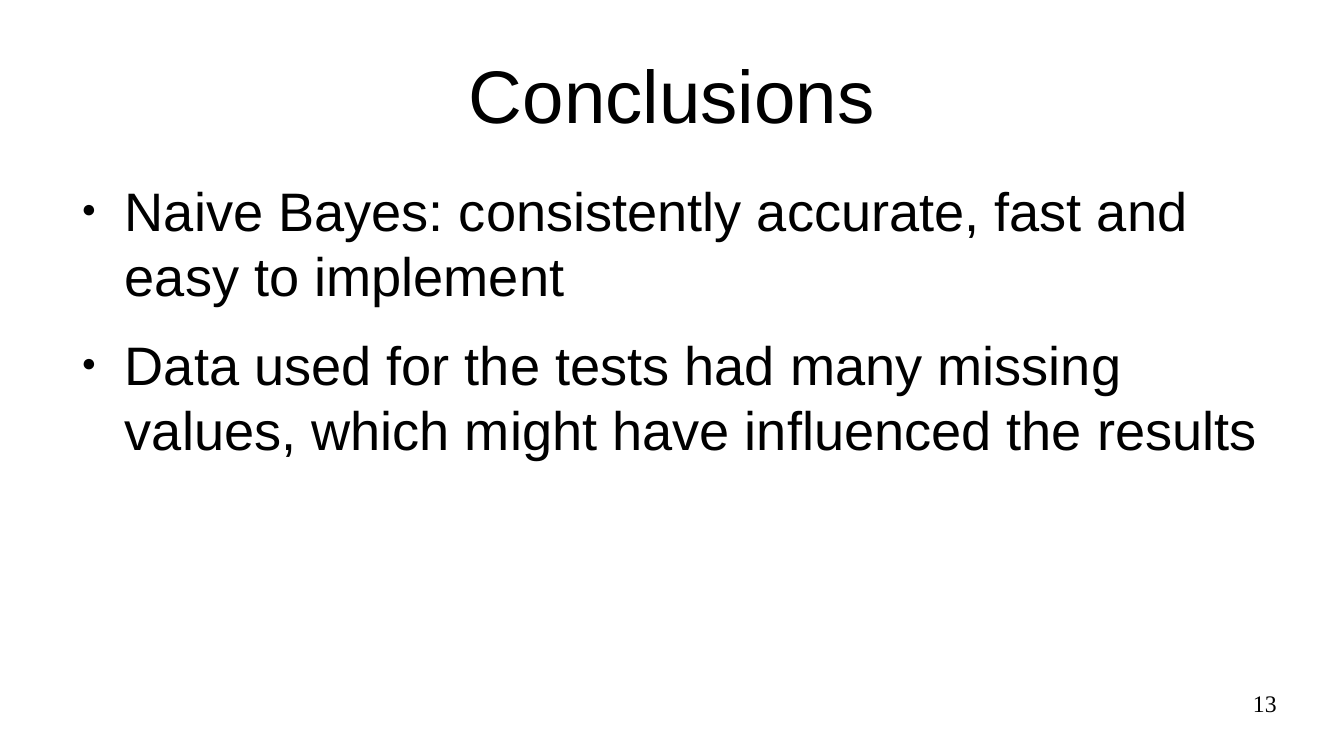
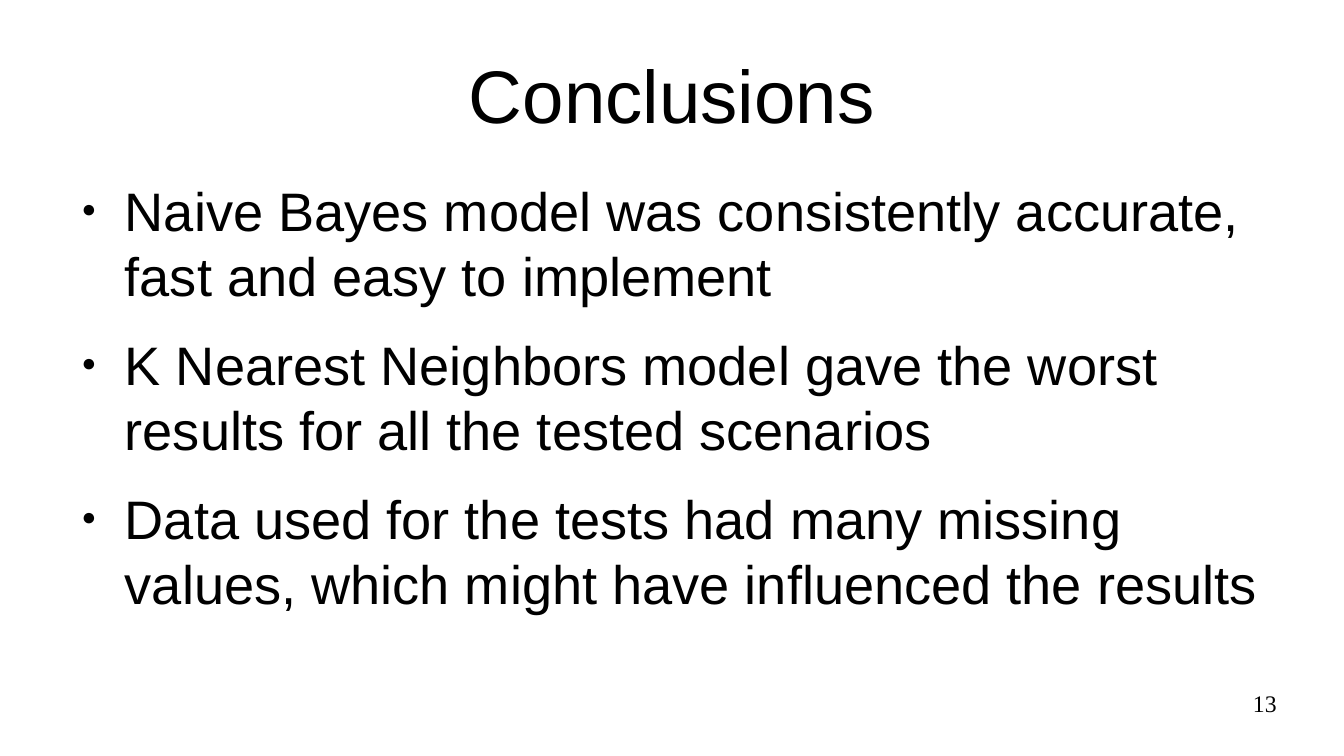
Before and after one commit to xaviersantos/Heart_Disease_Prediction, a slide deck: slide 13 of presentation/AA_presentation.odp. Drawn at 1344x756 pixels with LibreOffice and Linux fonts; fonts in the diff are those of the drawing; background and template pictures are left out. Boxes give left, top, right and bottom in pixels: in the first picture for what was removed or moved away, otherwise in the second. Text is boxed around its words. In the diff, an @@ line names an element or a change of style, - is before the commit and + after.

```diff
--- a/presentation/AA_presentation.odp
+++ b/presentation/AA_presentation.odp
@@ text at [125,191,1239,451]: text changed @@
-● Naive Bayes: consistently accurate, fast and easy to implement
+● Naive Bayes model was consistently accurate, fast and easy to implement
+● K Nearest Neighbors model gave the worst results for all the tested scenarios
```
Also in this commit, not shown: 4 other files.
